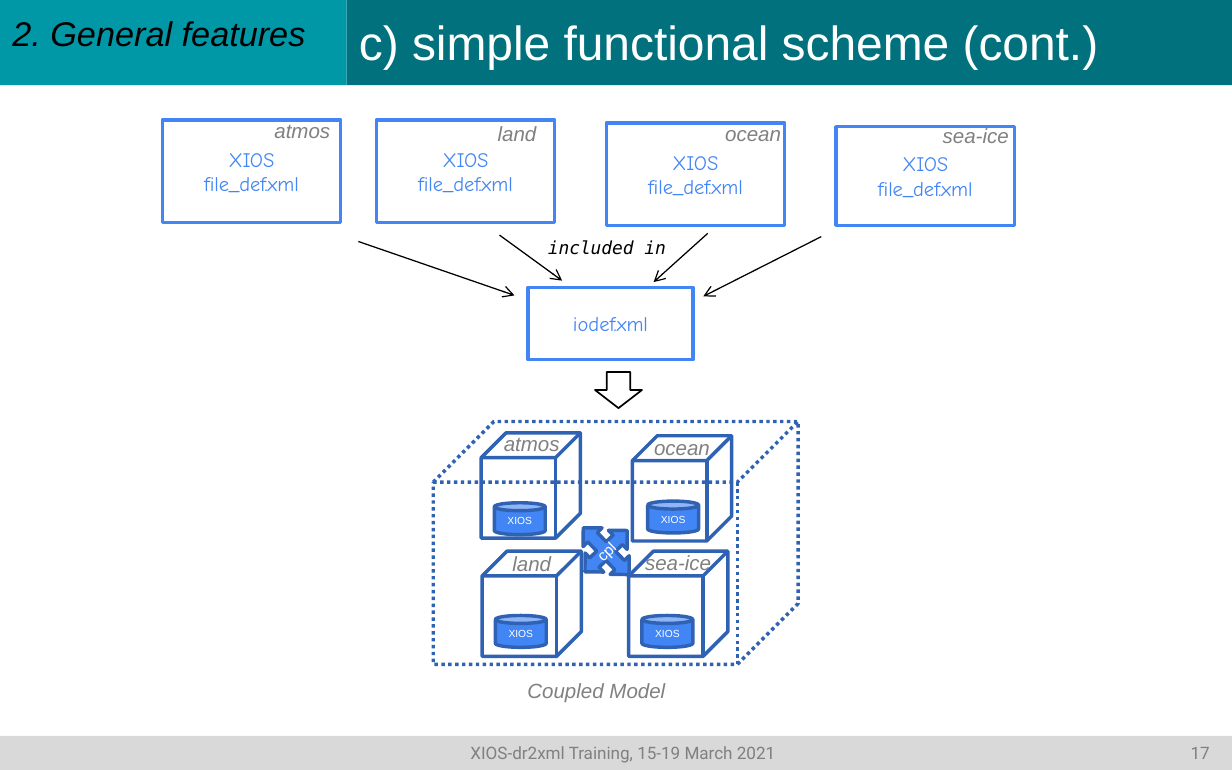
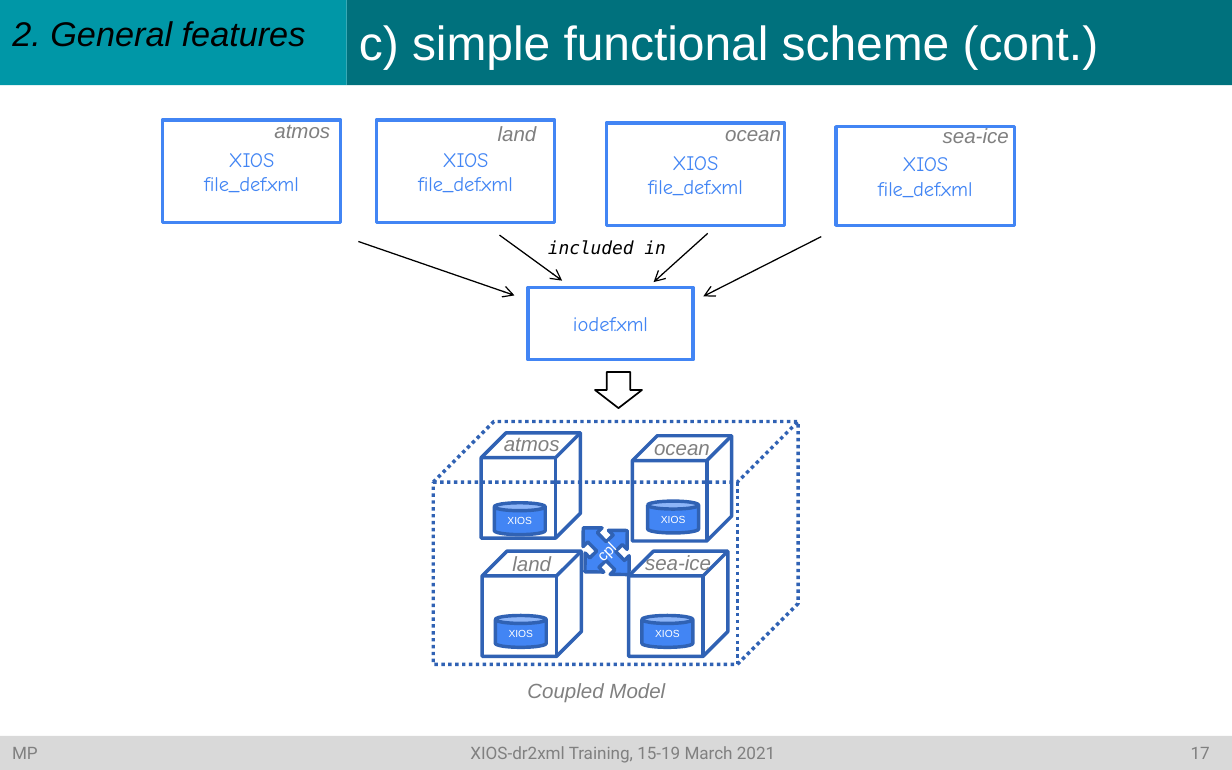
Before and after one commit to rigoudyg/dr2xml, a slide deck: slide 18 of slides/Formation_dr2xml_v3.pptx. Drawn at 1232x770 pixels with LibreOffice and Linux fonts; fonts in the diff are those of the drawing. Boxes give left, top, right and bottom in pixels: in the first picture for what was removed or moved away, otherwise in the second. Text is boxed around its words. In the diff, an @@ line names an element or a change of style, - is before the commit and + after.

```diff
--- a/slides/Formation_dr2xml_v3.pptx
+++ b/slides/Formation_dr2xml_v3.pptx
@@ text in rectangle at [12,746,1210,763]: text changed @@
-XIOS-dr2xml Training, 15-19 March 2021 17
+MP XIOS-dr2xml Training, 15-19 March 2021 17
```
Also in this commit, not shown: 31 other slides changed, 1 other file.
